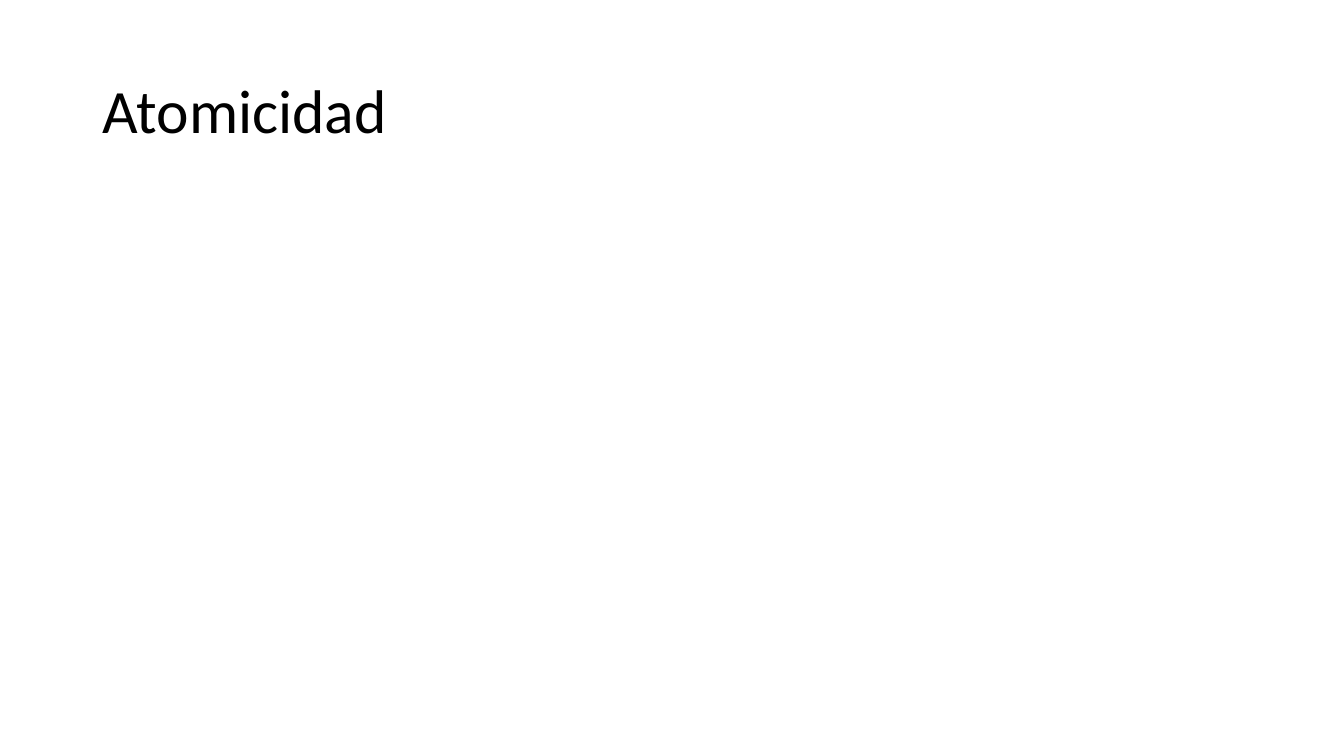
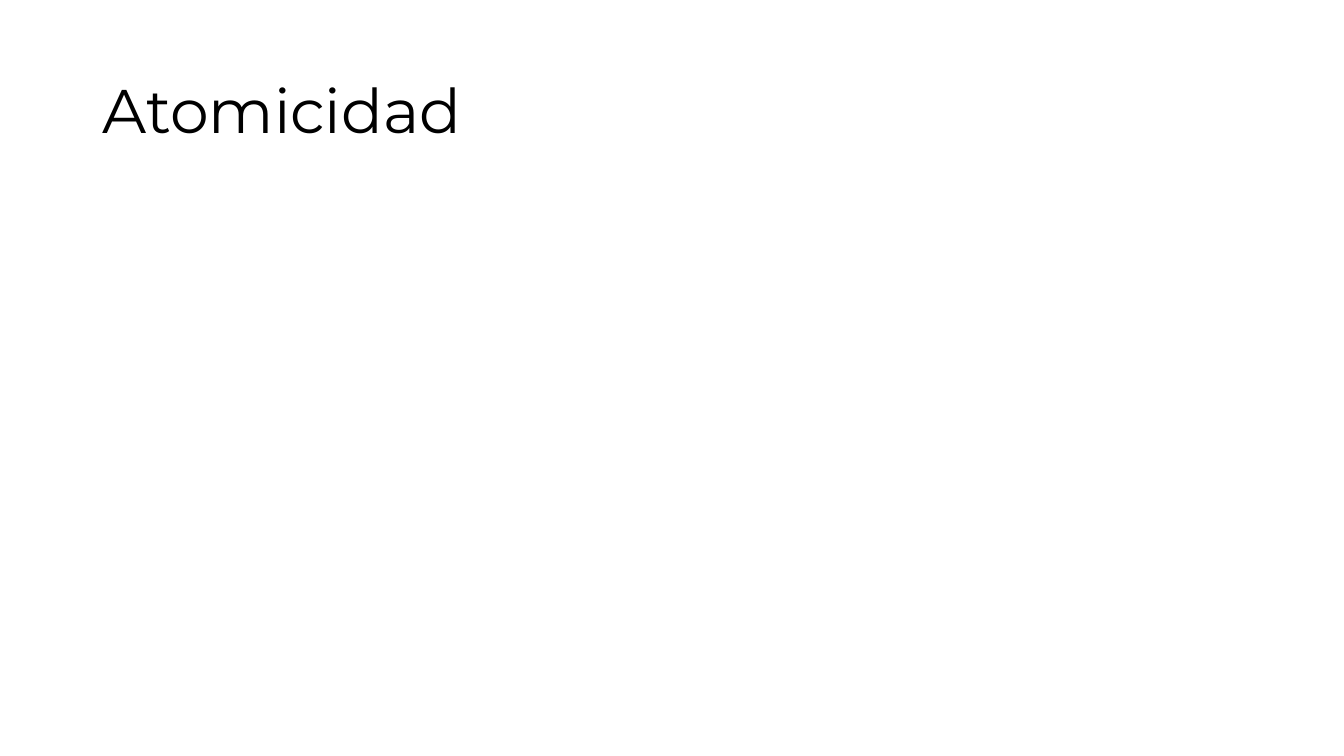
Before and after one commit to jofaval/talks-about, a slide deck: slide 11 of knowledge-sharing/db-transactions/db-transactions.es.pptx (slide 3 before the commit). Drawn at 1344x756 pixels with LibreOffice and Linux fonts; fonts in the diff are those of the drawing. Boxes give left, top, right and bottom in pixels: in the first picture for what was removed or moved away, otherwise in the second. Text is boxed around its words. In the diff, an @@ line names an element or a change of style, - is before the commit and + after.

```diff
--- a/knowledge-sharing/db-transactions/db-transactions.es.pptx
+++ b/knowledge-sharing/db-transactions/db-transactions.es.pptx
@@ title "Atomicidad" at <box>102,87,461,134</box>: font Calibri to Montserrat @@
```
Also in this commit, not shown: 4 other slides changed, 8 slides added, 22 other files.
